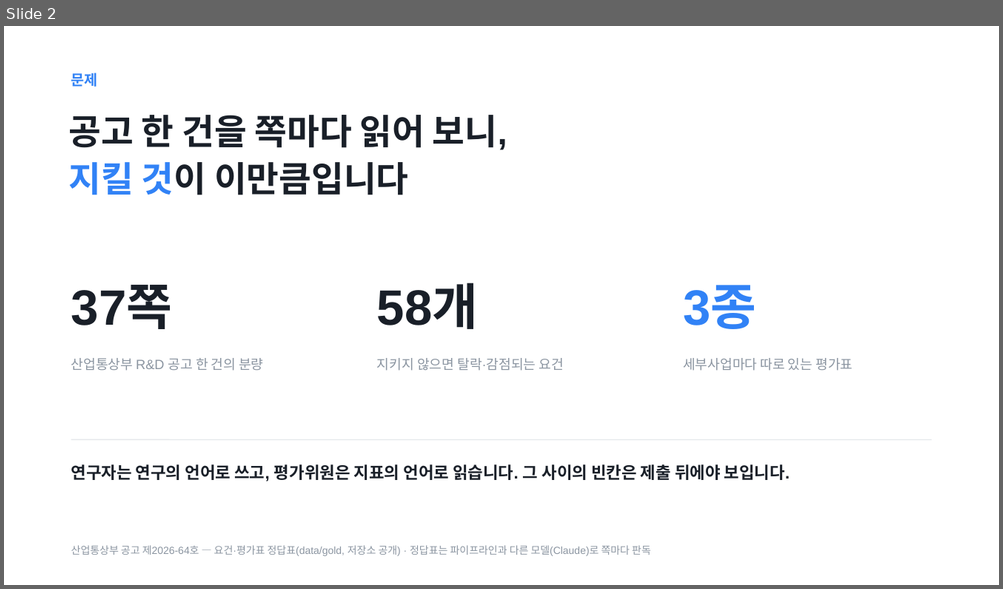
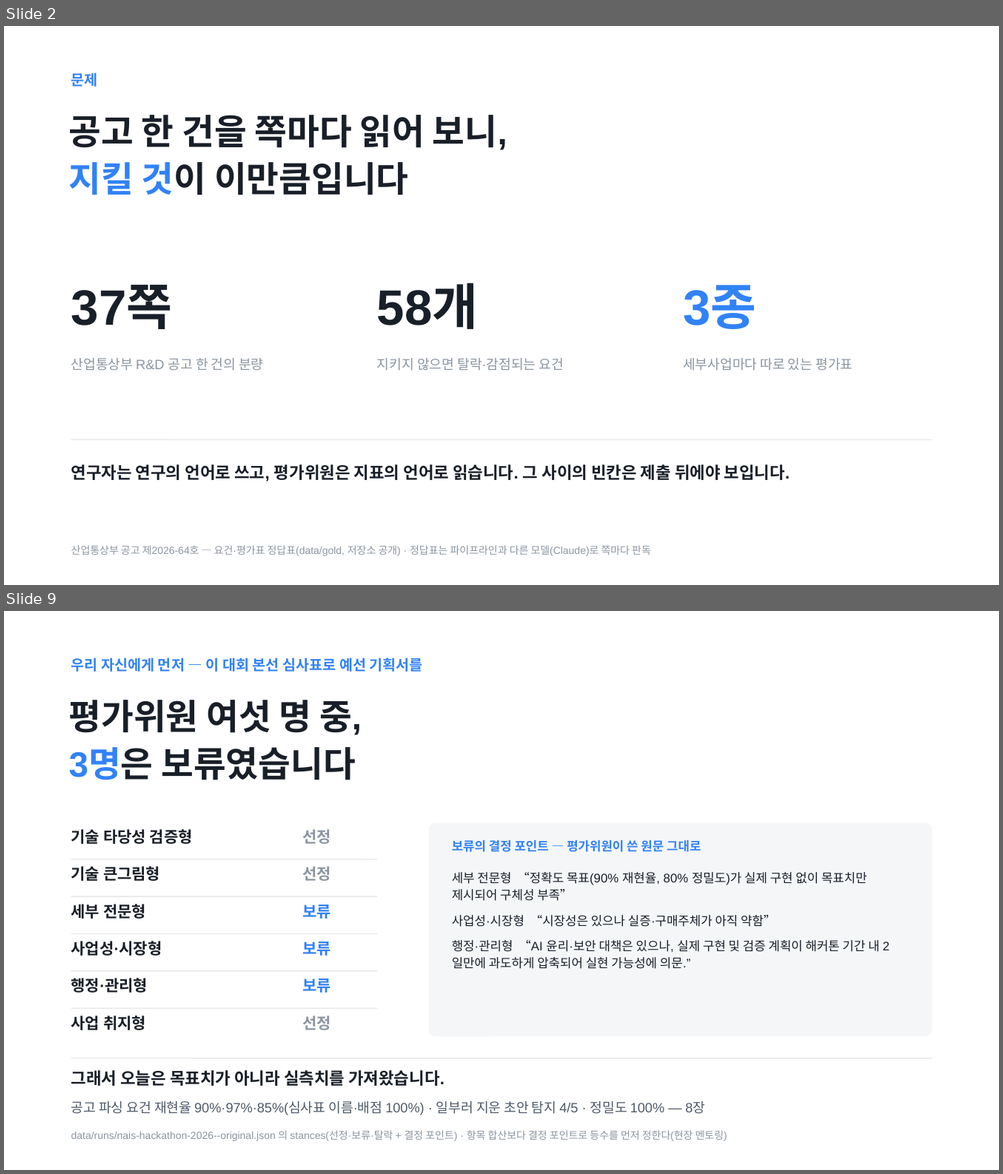
Before and after one commit to Ryugi62/rfp-to-fit, a slide deck: deliver/deck/RFP-to-Fit_루미아.pptx. Shown one above the other, each under a label of ours: slide 2 before the commit, slides 2 and 9 after it; the slides between them are not shown. The pictures are 1003x589 and 1003x1174 pixels, drawn with LibreOffice and Linux fonts; fonts in the diff are those of the drawing. Boxes give left, top, right and bottom in pixels: in the first picture for what was removed or moved away, otherwise in the second. Text is boxed around its words. In the diff, an @@ line names an element or a change of style, - is before the commit and + after.

```diff
--- a/deliver/deck/RFP-to-Fit_루미아.pptx
+++ b/deliver/deck/RFP-to-Fit_루미아.pptx
@@ slide 9 added at (4, 611, 999, 1170), background #FFFFFF @@
@@ text added at (71, 658, 423, 672), 14 pt, text #3182F6, bold @@
+우리 자신에게 먼저 — 이 대회 본선 심사표로 예선 기획서를
@@ text added at (69, 700, 361, 780), 34 pt, text #191F28, bold @@
+평가위원 여섯 명 중,
+3명은 보류였습니다
@@ text added at (71, 829, 193, 844), 15 pt, text #191F28, bold @@
+기술 타당성 검증형
@@ text added at (302, 829, 331, 844), 15 pt, text #8B95A1, bold @@
+선정
@@ rounded rectangle added at (430, 823, 931, 1037), fill #F4F6F8, outline #F4F6F8 1 pt @@
@@ text added at (452, 840, 700, 852), 12 pt, text #3182F6, bold @@
+보류의 결정 포인트 — 평가위원이 쓴 원문 그대로
@@ line added from (71, 860) to (377, 860), #E5E8EB 1 pt @@
@@ text added at (71, 866, 160, 881), 15 pt, text #191F28, bold @@
+기술 큰그림형
@@ text added at (302, 866, 331, 881), 15 pt, text #8B95A1, bold @@
+선정
@@ text added at (452, 872, 879, 969), 12 pt, text #191F28 @@
+세부 전문형 “정확도 목표(90% 재현율, 80% 정밀도)가 실제 구현 없이 목표치만 제시되어 구체성 부족”
+사업성·시장형 “시장성은 있으나 실증·구매주체가 아직 약함”
+행정·관리형 “AI 윤리·보안 대책은 있으나, 실제 구현 및 검증 계획이 해커톤 기간 내 2일만에 과도하게 압축되어 실현 가능성에 의문.”
@@ line added from (71, 897) to (377, 897), #E5E8EB 1 pt @@
@@ text added at (71, 904, 146, 919), 15 pt, text #191F28, bold @@
+세부 전문형
@@ text added at (302, 905, 331, 919), 15 pt, text #3182F6, bold @@
+보류
@@ line added from (71, 934) to (377, 934), #E5E8EB 1 pt @@
@@ text added at (71, 941, 162, 956), 15 pt, text #191F28, bold @@
+사업성·시장형
@@ text added at (302, 942, 331, 956), 15 pt, text #3182F6, bold @@
+보류
@@ line added from (71, 971) to (377, 971), #E5E8EB 1 pt @@
@@ text added at (71, 978, 148, 993), 15 pt, text #191F28, bold @@
+행정·관리형
@@ text added at (302, 979, 331, 993), 15 pt, text #3182F6, bold @@
+보류
@@ line added from (71, 1008) to (377, 1008), #E5E8EB 1 pt @@
@@ text added at (71, 1016, 146, 1031), 15 pt, text #191F28, bold @@
+사업 취지형
@@ text added at (302, 1016, 331, 1031), 15 pt, text #8B95A1, bold @@
+선정
@@ line added from (71, 1059) to (931, 1059), #E5E8EB 1 pt @@
@@ text added at (71, 1071, 444, 1086), 16 pt, text #191F28, bold @@
+그래서 오늘은 목표치가 아니라 실측치를 가져왔습니다.
@@ text added at (71, 1102, 705, 1116), 13 pt, text #4E5968 @@
+공고 파싱 요건 재현율 90%·97%·85%(심사표 이름·배점 100%) · 일부러 지운 초안 탐지 4/5 · 정밀도 100% — 8장
@@ text added at (71, 1130, 727, 1142), 10 pt, text #8B95A1 @@
+data/runs/nais-hackathon-2026--original.json 의 stances(선정·보류·탈락 + 결정 포인트) · 항목 합산보다 결정 포인트로 등수를 먼저 정한다(현장 멘토링)
```
Also in this commit, not shown: 9 slides changed, 1 slide removed, 39 other files.
